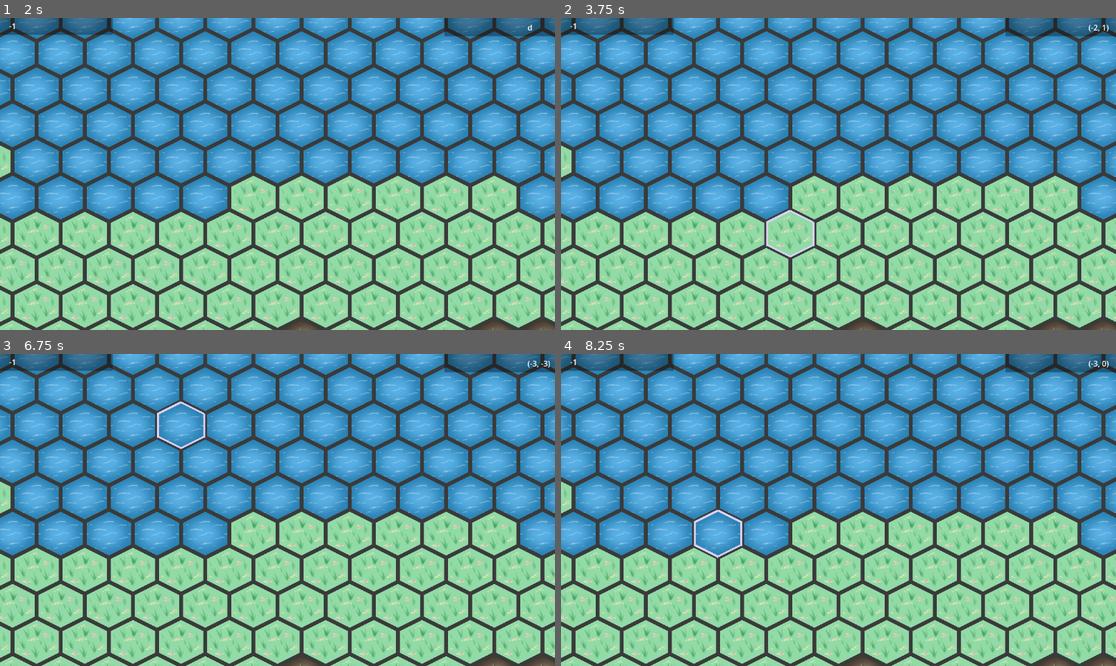
Above: before the commit, frames 1-4 (two rows, left to right).
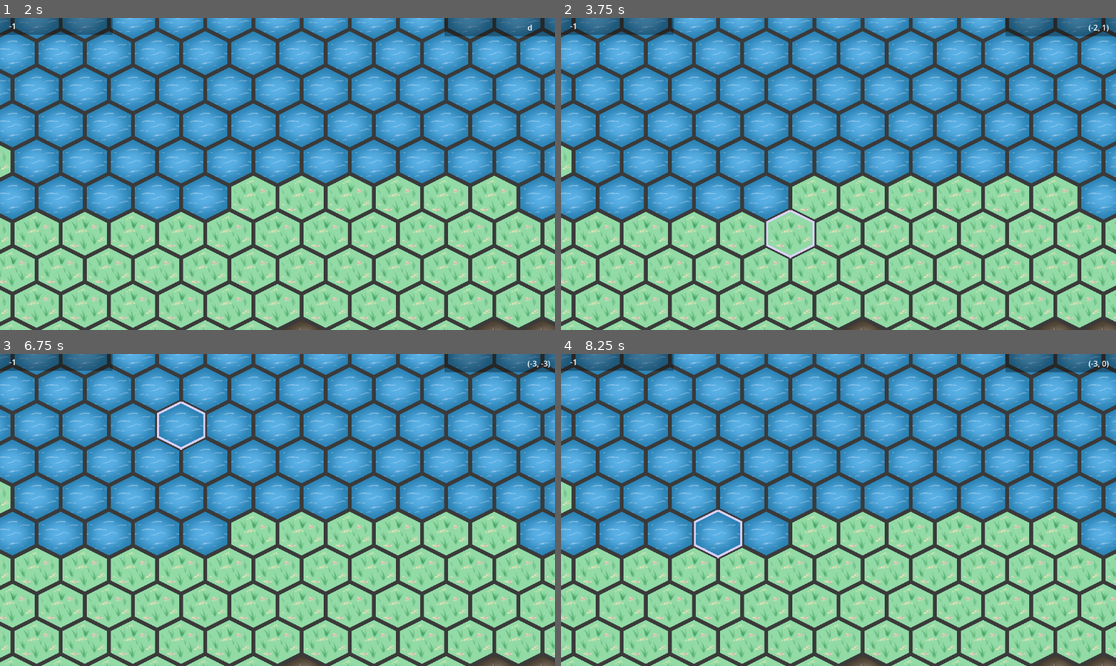
Above: after the commit, the same moments.

Repository: DragonCat4012/Shyv_Game
Game: Godot game, scene res://Scenes/menu.tscn
Two runs of this game, one before a commit and one after it. Both use one fixed random seed, a clock stepped at 60 frames per second and the inputs below.
Inputs (mouse positions are in pixels of both pictures, inside the frame that each line leads up to):
- Up to frame 1 (2 s): click "Test Map" at 0.5 s; tap Enter at 1.25 s; move the mouse to (399, 158) at 1.27 s; right-click (399, 158) at 1.35 s
- Up to frame 2 (3.75 s): tap Space at 2, 3.5 s; move the mouse to (727, 189) at 2.02 s; click (727, 189) at 2.1 s; tap Enter at 2.75 s; move the mouse to (894, 105) at 2.77 s; right-click (894, 105) at 2.85 s; move the mouse to (810, 236) at 3.52 s; click (810, 236) at 3.6 s
- Up to frame 3 (6.75 s): tap Enter at 4.25 s; move the mouse to (444, 556) at 4.27 s; right-click (444, 556) at 4.35 s; tap Space at 5 s; move the mouse to (111, 463) at 5.02 s; click (111, 463) at 5.1 s; move the mouse to (305, 510) at 5.77 s; right-click (305, 510) at 5.85 s; move the mouse to (194, 432) at 6.52 s; click (194, 432) at 6.6 s
- Up to frame 4 (8.25 s): move the mouse to (960, 494) at 7.27 s; right-click (960, 494) at 7.35 s; move the mouse to (727, 525) at 8.02 s; click (727, 525) at 8.1 s

Frame 1 is identical in both runs. In frame 2, less than 0.1% of the frame differs, in the area x 37-46%, y 61-78%; in frame 3, less than 0.1%, in the area x 28-38%, y 15-31%; in frame 4, less than 0.1%.

Commit message:
buildings background fits location

Diff:
--- a/Graphics/map.tres
+++ b/Graphics/map.tres
@@ -1,9 +1,9 @@
 [gd_resource type="TileSet" load_steps=3 format=3 uid="uid://bly1nmde8eksv"]
 
-[ext_resource type="Texture2D" uid="uid://cohcdq8fi347g" path="res://Graphics/Tiles.png" id="1_ypkrh"]
+[ext_resource type="Texture2D" uid="uid://c1eywn1vxwbpo" path="res://Graphics/Map/TileMap.png" id="1_pqsuy"]
 
 [sub_resource type="TileSetAtlasSource" id="TileSetAtlasSource_si37h"]
-texture = ExtResource("1_ypkrh")
+texture = ExtResource("1_pqsuy")
 texture_region_size = Vector2i(100, 100)
 0:0/0 = 0
 1:0/0 = 0
@@ -25,6 +25,46 @@
 2:3/0 = 0
 3:3/0 = 0
 4:3/0 = 0
+5:0/0 = 0
+6:0/0 = 0
+7:0/0 = 0
+8:0/0 = 0
+9:0/0 = 0
+5:1/0 = 0
+6:1/0 = 0
+7:1/0 = 0
+8:1/0 = 0
+9:1/0 = 0
+5:2/0 = 0
+6:2/0 = 0
+7:2/0 = 0
+8:2/0 = 0
+9:2/0 = 0
+5:3/0 = 0
+6:3/0 = 0
+7:3/0 = 0
+8:3/0 = 0
+9:3/0 = 0
+0:5/0 = 0
+1:5/0 = 0
+2:5/0 = 0
+3:5/0 = 0
+4:5/0 = 0
+0:6/0 = 0
+1:6/0 = 0
+2:6/0 = 0
+3:6/0 = 0
+4:6/0 = 0
+0:7/0 = 0
+1:7/0 = 0
+2:7/0 = 0
+3:7/0 = 0
+4:7/0 = 0
+0:8/0 = 0
+1:8/0 = 0
+2:8/0 = 0
+3:8/0 = 0
+4:8/0 = 0
 
 [resource]
 tile_shape = 3
--- a/Scenes/Game/MapScene.gd
+++ b/Scenes/Game/MapScene.gd
@@ -6,10 +6,14 @@
 @onready var camera_2d = $Camera2D
 @onready var tile_map = $TileMap
 var source_id = 1
-var idk_atlas = Vector2i(0,2)
+
 var water_atlas = Vector2i(0,0)
 var land_atlas = Vector2i(0,1)
+var dessert_atlas = Vector2i(0,2)
 var high_land_atlas = Vector2i(0,3)
+
+var select_atlas = Vector2i(1,0)
+var building_atlas = Vector2i(2,0)
 
 @export var noise_height_texture: NoiseTexture2D
 var noise: FastNoiseLite
@@ -40,15 +44,12 @@
 
 func _seelct_tile(global: Vector2):
 	var tilePos = tile_map.local_to_map(to_local(global))
+
 	if tilePos == oldSeelctedTile:
 		return
-	else:
-		var beforeAtlas = tile_map.get_cell_atlas_coords(0, oldSeelctedTile) - Vector2i(1, 0)
-		tile_map.set_cell(0, oldSeelctedTile, source_id, beforeAtlas)
-		oldSeelctedTile = tilePos
 
-	var afterAtlas = tile_map.get_cell_atlas_coords(0, tilePos) + Vector2i(1, 0)
-	tile_map.set_cell(0, tilePos, source_id, afterAtlas)
+	tile_map.clear_layer(2) # clear previous seelction
+	tile_map.set_cell(2, tilePos, source_id, select_atlas)
 	coordinate_tracker.text = str(tilePos)
 
 func _generate_world():
@@ -65,6 +66,9 @@
 				tile_map.set_cell(0, Vector2(x,y), source_id, water_atlas)
 
 func _update_tile_buildings():
-	print(">>> update tiles")
+	tile_map.clear_layer(1)
+
 	for tile in GamManager.building_tiles:
-		tile_map.set_cell(0, tile.coords, source_id, idk_atlas)
+		var atlasPositionBefore = tile_map.get_cell_atlas_coords(0, tile.coords)
+		var newAtlas =Vector2i(building_atlas.x, atlasPositionBefore.y)
+		tile_map.set_cell(1, tile.coords, source_id, newAtlas)
--- a/Scenes/Game/map.tscn
+++ b/Scenes/Game/map.tscn
@@ -25,6 +25,11 @@
 [node name="TileMap" type="TileMap" parent="."]
 tile_set = ExtResource("3_tbyt8")
 format = 2
+layer_0/name = "selection"
+layer_1/name = "buildings"
+layer_1/tile_data = PackedInt32Array()
+layer_2/name = "terrain"
+layer_2/tile_data = PackedInt32Array()
 
 [node name="Camera2D" type="Camera2D" parent="."]
 script = ExtResource("3_nnm0c")
Binary file added: Graphics/Map/TileMap.png
Not shown, added: Graphics/Map/TileMap.png.import
